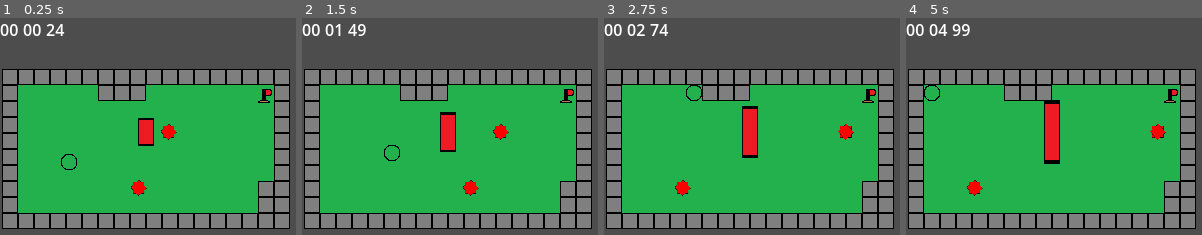
Above: before the commit, frames 1-4 (left to right).
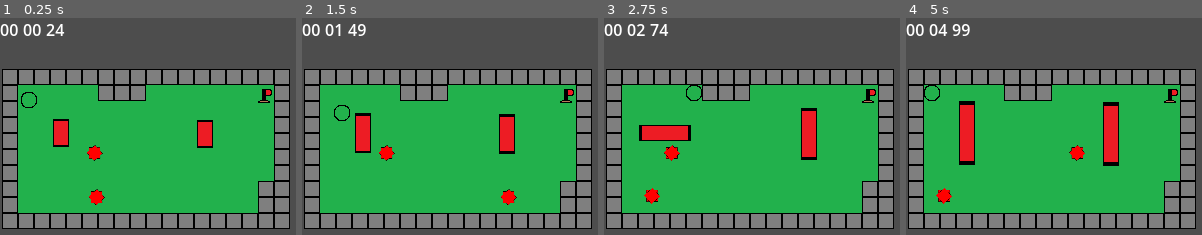
Above: after the commit, the same moments.

Repository: pt80/MobileGame
Game: Godot game, scene res://Scenes/Levels/NeilLevel.tscn
Two runs of this game, one before a commit and one after it. Both use one fixed random seed, a clock stepped at 60 frames per second and the inputs below. This scene is started directly instead of the project's main scene.
Inputs:
- Up to frame 1 (0.25 s): no input
- Up to frame 2 (1.5 s): hold D (right) 0.53-1.28 s; hold S (down) from 1.28 s (still down)
- Up to frame 3 (2.75 s): release S (down) at 2.03 s; hold D (right) from 2.03 s (still down)
- Up to frame 4 (5 s): release D (right) at 2.78 s; hold W (up) 2.78-3.53 s; hold A (left) from 3.53 s (still down)

The runs differ from the first frame. In frame 1, 3.3% of the frame differs, in the area x 7-72%, y 34-87%; in frame 2, 4.0%; in frame 3, 4.9%; in frame 4, 5.8%, in the area x 10-88%, y 37-86%.

Commit message:
direction added

Diff:
--- a/Scenes/Levels/NeilLevel.tscn
+++ b/Scenes/Levels/NeilLevel.tscn
@@ -14,17 +14,20 @@
 [node name="TileMap" parent="." instance=ExtResource("2_pj4t5")]
 
 [node name="MainCharacter" parent="TileMap" instance=ExtResource("3_py15a")]
-position = Vector2(67, 93)
+position = Vector2(27, 31)
 
 [node name="EndPoint" parent="TileMap" instance=ExtResource("4_7hid3")]
 position = Vector2(262, 26)
 
 [node name="Enemy2" parent="TileMap" instance=ExtResource("4_jktbs")]
-position = Vector2(180, 119)
+position = Vector2(138, 128)
 
 [node name="Enemy" parent="TileMap" instance=ExtResource("4_jktbs")]
-position = Vector2(210, 63)
+position = Vector2(136, 84)
 
 [node name="StretchEnemy" parent="TileMap" instance=ExtResource("6_x2in8")]
-position = Vector2(144, 63)
+position = Vector2(203, 65)
 StretchHorizontal = false
+
+[node name="StretchEnemy2" parent="TileMap" instance=ExtResource("6_x2in8")]
+position = Vector2(59, 64)
--- a/Scripts/Characters/Enemy.gd
+++ b/Scripts/Characters/Enemy.gd
@@ -1,14 +1,14 @@
 extends CharacterBody2D
 
 const Speed = 200
-var Direction = 1
+@export var VelocityDirection: int = 1
 
 func _physics_process(_delta):
-	velocity.x =  Direction * Speed
+	velocity.x =  VelocityDirection * Speed
 	move_and_slide()
 
 func _on_area_2d_body_entered(body):
 	if body.name == "MainCharacter":
 		body.Death()
 	else:
-		Direction *= -1
+		VelocityDirection *= -1
